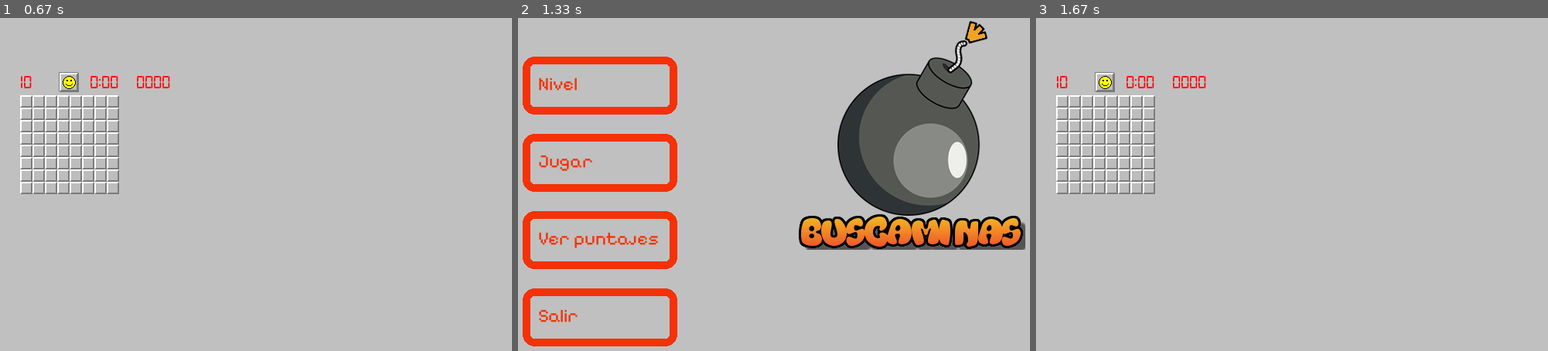
Above: before the commit, frames 1-3 (left to right).
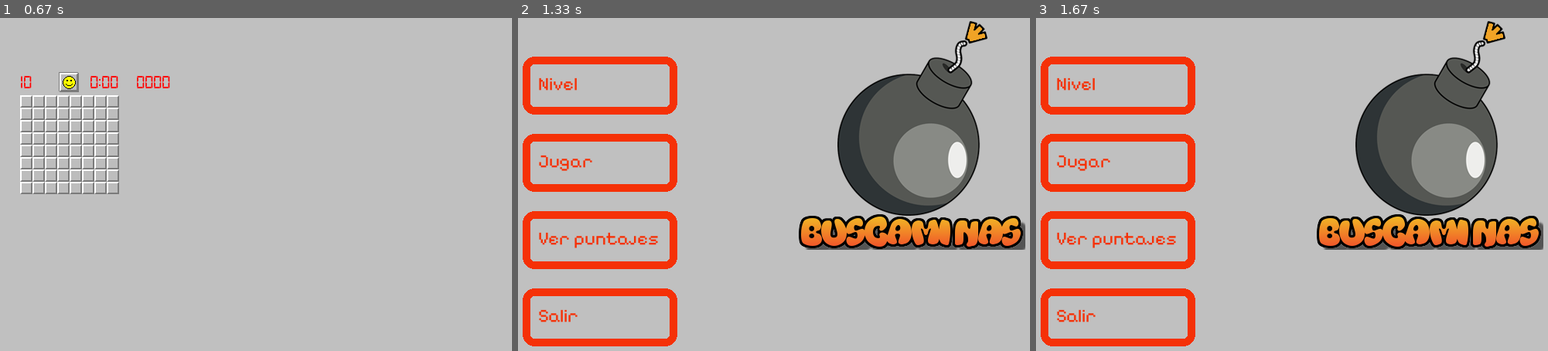
Above: after the commit, the same moments.

Repository: CristianEstMaida/pygame
Game: pygame game, started from segundo_parcial/principal.py
Two runs of this game, one before a commit and one after it. Both use one fixed random seed, a clock stepped at 60 frames per second and the inputs below.
Inputs (mouse positions are in pixels of both pictures, inside the frame that each line leads up to):
- Up to frame 1 (0.67 s): click "Jugar" at 0.38 s
- Up to frame 2 (1.33 s): click (543, 101) at 0.72 s
- Up to frame 3 (1.67 s): right-click (1164, 157) at 1.55 s

Frames 1-2 are identical in both runs. In frame 3, 25% of the frame differs, in the area x 0-100%, y 0-99%.

Commit message:
Update principal.py

Diff:
--- a/segundo_parcial/principal.py
+++ b/segundo_parcial/principal.py
@@ -59,25 +59,28 @@
         if evento.type == pg.QUIT:
             corriendo = False
         elif evento.type == pg.MOUSEBUTTONDOWN:
-            if boton_jugar.collidepoint(evento.pos):
-                estado_juego = "jugando"
-            if bandera_boton_buscaminas == True:
-                for i in range(len(matriz)):
-                    for j in range(len(matriz[i])):
-                        if botones_buscaminas[i][j].collidepoint(evento.pos):
-                            if bandera_tiempo_inicial == False:
-                                tiempo_inicial = time.time()
-                                bandera_tiempo_inicial = True
-                            match(matriz[j][i]):
-                                case -1:
-                                    explosion.play()
-                                    estado_juego = "fin"
-                                case _:
-                                    if bandera_matriz_descubierta[i][j] == False:
-                                        contador_puntaje += 1
-                                    bandera_matriz_descubierta[i][j] = True
-                if evento.button == 3:
-                    print("Derecho")
+            if evento.button == 1:
+                if boton_jugar.collidepoint(evento.pos):
+                    estado_juego = "jugando"
+                if bandera_boton_buscaminas == True:
+                    for i in range(len(matriz)):
+                        for j in range(len(matriz[i])):
+                            if botones_buscaminas[i][j].collidepoint(evento.pos):
+                                if bandera_tiempo_inicial == False:
+                                    tiempo_inicial = time.time()
+                                    bandera_tiempo_inicial = True
+                                match(matriz[j][i]):
+                                    case -1:
+                                        explosion.play()
+                                        estado_juego = "fin"
+                                    case _:
+                                        if bandera_matriz_descubierta[i][j] == False:
+                                            contador_puntaje += 1
+                                        bandera_matriz_descubierta[i][j] = True
+                if boton_salir.collidepoint(evento.pos):
+                    corriendo = False
+            elif evento.button == 3:
+                print("Derecho")
     pantalla.fill(color_fondo)
     if estado_juego == "inicio":
         pantalla.blit(imagen_buscaminas, posicion_buscaminas)
